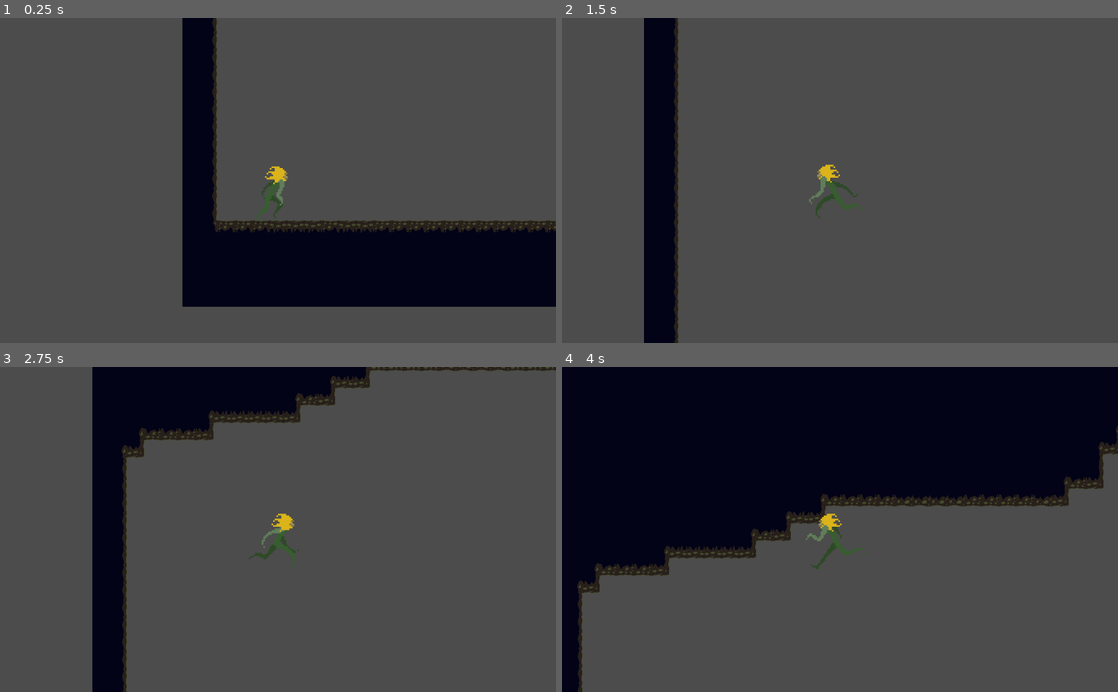
Above: before the commit, frames 1-4 (two rows, left to right).
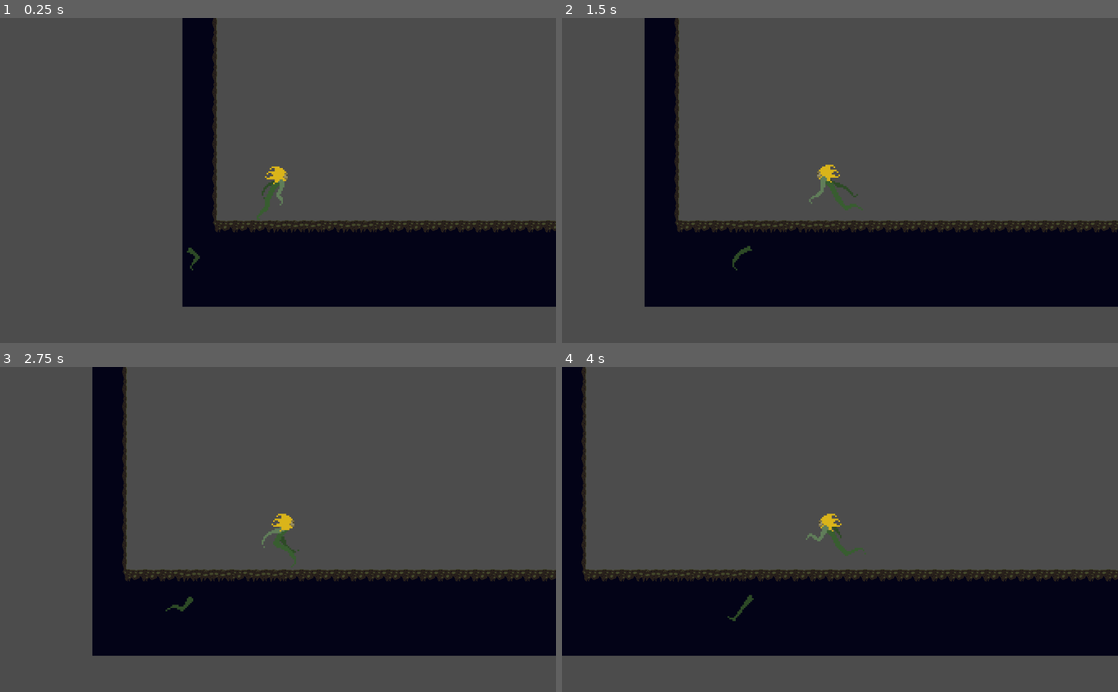
Above: after the commit, the same moments.

Repository: SpencerClark5/Bloom
Game: Godot game, scene res://Scenes/Game.tscn
The game is run twice, just before and just after one commit, with the same random seed, the same clock (stepped at 60 frames per second) and the same inputs.
Inputs:
- Up to frame 1 (0.25 s): no input
- Up to frame 2 (1.5 s): tap Enter at 0.5 s; hold D (Right) 0.53-1.28 s; tap Space (Jump) at 0.6, 0.77, 1.07 s; hold A (Left) from 1.28 s (still down); tap P (Plant) at 1.35 s
- Up to frame 3 (2.75 s): tap Space (Jump) at 1.52, 1.55, 1.82, 2.1 s; release A (Left) at 2.03 s; hold D (Right) from 2.03 s (still down)
- Up to frame 4 (4 s): tap P (Plant) at 2.85 s; tap Space (Jump) at 3.02, 3.05, 3.32, 3.6, 3.77 s; release D (Right) at 3.53 s; hold A (Left) from 3.53 s (still down)

The runs differ from the first frame. In frame 1, 0.1% of the frame differs, in the area x 33-51%, y 54-78%; in frame 2, 22%; in frame 3, 29%; in frame 4, 73%, in the area x 0-100%, y 0-100%.
Error before the commit: Attempt to call function 'get_position' in base 'null instance' on a null instance. (res://Scripts/GameScript.gd:20)
Error after the commit: Attempt to call function 'play' in base 'null instance' on a null instance. (res://Scenes/Movement.gd:65)

Commit message:
adding the new jump anim

Diff:
--- a/BloomGame/Scenes/Flora.tscn
+++ b/BloomGame/Scenes/Flora.tscn
@@ -63,6 +63,13 @@
 [ext_resource path="res://Art/Character_Art/Run_AnimSingleLimb/Frame_06/Run_Anim_Torso_06.png" type="Texture" id=61]
 [ext_resource path="res://Art/Character_Art/Run_AnimSingleLimb/Frame_04/Run_Anim_Torso_04.png" type="Texture" id=62]
 [ext_resource path="res://Scenes/Movement.gd" type="Script" id=63]
+[ext_resource path="res://Art/Character_Art/NewJumpAnim/Jump Anim/Bloom_Character_Jump_Anim_07.png" type="Texture" id=64]
+[ext_resource path="res://Art/Character_Art/NewJumpAnim/Jump Anim/Bloom_Character_Jump_Anim_01.png" type="Texture" id=65]
+[ext_resource path="res://Art/Character_Art/NewJumpAnim/Jump Anim/Bloom_Character_Jump_Anim_02.png" type="Texture" id=66]
+[ext_resource path="res://Art/Character_Art/NewJumpAnim/Jump Anim/Bloom_Character_Jump_Anim_04.png" type="Texture" id=67]
+[ext_resource path="res://Art/Character_Art/NewJumpAnim/Jump Anim/Bloom_Character_Jump_Anim_03.png" type="Texture" id=68]
+[ext_resource path="res://Art/Character_Art/NewJumpAnim/Jump Anim/Bloom_Character_Jump_Anim_05.png" type="Texture" id=69]
+[ext_resource path="res://Art/Character_Art/NewJumpAnim/Jump Anim/Bloom_Character_Jump_Anim_06.png" type="Texture" id=70]
 
 [sub_resource type="SpriteFrames" id=8]
 animations = [ {
@@ -123,6 +130,34 @@
 [sub_resource type="Animation" id=11]
 resource_name = "LeftLegRunAnim"
 length = 6.0
+tracks/0/type = "value"
+tracks/0/path = NodePath("LeftLeg:frame")
+tracks/0/interp = 1
+tracks/0/loop_wrap = true
+tracks/0/imported = false
+tracks/0/enabled = true
+tracks/0/keys = {
+"times": PoolRealArray( 0, 0.5, 1, 1.5, 2, 2.5, 3, 3.5, 4, 4.5, 5, 5.5 ),
+"transitions": PoolRealArray( 1, 1, 1, 1, 1, 1, 1, 1, 1, 1, 1, 1 ),
+"update": 1,
+"values": [ 0, 1, 2, 3, 4, 5, 6, 7, 8, 9, 10, 11 ]
+}
+
+[sub_resource type="Animation" id=13]
+resource_name = "NewJump"
+length = 4.5
+tracks/0/type = "value"
+tracks/0/path = NodePath("../NewJumpingSprite:frame")
+tracks/0/interp = 1
+tracks/0/loop_wrap = true
+tracks/0/imported = false
+tracks/0/enabled = true
+tracks/0/keys = {
+"times": PoolRealArray( 0, 0.5, 1, 1.5, 2, 3.5, 4 ),
+"transitions": PoolRealArray( 1, 1, 1, 1, 1, 1, 1 ),
+"update": 1,
+"values": [ 0, 1, 2, 3, 4, 5, 6 ]
+}
 
 [sub_resource type="Animation" id=1]
 length = 0.001
@@ -139,7 +174,7 @@
 "values": [ Vector2( 0, 0 ) ]
 }
 tracks/1/type = "value"
-tracks/1/path = NodePath("RightArm:texture")
+tracks/1/path = NodePath("LeftLeg:position")
 tracks/1/interp = 1
 tracks/1/loop_wrap = true
 tracks/1/imported = false
@@ -148,10 +183,10 @@
 "times": PoolRealArray( 0 ),
 "transitions": PoolRealArray( 1 ),
 "update": 0,
-"values": [ ExtResource( 3 ) ]
+"values": [ Vector2( -57, 0 ) ]
 }
 tracks/2/type = "value"
-tracks/2/path = NodePath("Body:animation")
+tracks/2/path = NodePath("LeftLeg:rotation_degrees")
 tracks/2/interp = 1
 tracks/2/loop_wrap = true
 tracks/2/imported = false
@@ -160,10 +195,10 @@
 "times": PoolRealArray( 0 ),
 "transitions": PoolRealArray( 1 ),
 "update": 0,
-"values": [ "TorsoRunAnim" ]
+"values": [ 0.0 ]
 }
 tracks/3/type = "value"
-tracks/3/path = NodePath("Body:frame")
+tracks/3/path = NodePath("RightArm:texture")
 tracks/3/interp = 1
 tracks/3/loop_wrap = true
 tracks/3/imported = false
@@ -172,10 +207,10 @@
 "times": PoolRealArray( 0 ),
 "transitions": PoolRealArray( 1 ),
 "update": 0,
-"values": [ 0 ]
+"values": [ ExtResource( 3 ) ]
 }
 tracks/4/type = "value"
-tracks/4/path = NodePath("RightArm:frames")
+tracks/4/path = NodePath("Body:animation")
 tracks/4/interp = 1
 tracks/4/loop_wrap = true
 tracks/4/imported = false
@@ -184,10 +219,10 @@
 "times": PoolRealArray( 0 ),
 "transitions": PoolRealArray( 1 ),
 "update": 0,
-"values": [ SubResource( 3 ) ]
+"values": [ "TorsoRunAnim" ]
 }
 tracks/5/type = "value"
-tracks/5/path = NodePath("RightArm:frame")
+tracks/5/path = NodePath("Body:frame")
 tracks/5/interp = 1
 tracks/5/loop_wrap = true
 tracks/5/imported = false
@@ -196,10 +231,10 @@
 "times": PoolRealArray( 0 ),
 "transitions": PoolRealArray( 1 ),
 "update": 0,
-"values": [ 2 ]
+"values": [ 0 ]
 }
 tracks/6/type = "value"
-tracks/6/path = NodePath("LeftArm:frame")
+tracks/6/path = NodePath("RightArm:frames")
 tracks/6/interp = 1
 tracks/6/loop_wrap = true
 tracks/6/imported = false
@@ -208,10 +243,10 @@
 "times": PoolRealArray( 0 ),
 "transitions": PoolRealArray( 1 ),
 "update": 0,
-"values": [ 0 ]
+"values": [ SubResource( 3 ) ]
 }
 tracks/7/type = "value"
-tracks/7/path = NodePath("RightLeg:frame")
+tracks/7/path = NodePath("RightArm:frame")
 tracks/7/interp = 1
 tracks/7/loop_wrap = true
 tracks/7/imported = false
@@ -220,6 +255,54 @@
 "times": PoolRealArray( 0 ),
 "transitions": PoolRealArray( 1 ),
 "update": 0,
+"values": [ 2 ]
+}
+tracks/8/type = "value"
+tracks/8/path = NodePath("LeftArm:frame")
+tracks/8/interp = 1
+tracks/8/loop_wrap = true
+tracks/8/imported = false
+tracks/8/enabled = true
+tracks/8/keys = {
+"times": PoolRealArray( 0 ),
+"transitions": PoolRealArray( 1 ),
+"update": 0,
+"values": [ 0 ]
+}
+tracks/9/type = "value"
+tracks/9/path = NodePath("LeftLeg:frame")
+tracks/9/interp = 1
+tracks/9/loop_wrap = true
+tracks/9/imported = false
+tracks/9/enabled = true
+tracks/9/keys = {
+"times": PoolRealArray( 0 ),
+"transitions": PoolRealArray( 1 ),
+"update": 0,
+"values": [ 0 ]
+}
+tracks/10/type = "value"
+tracks/10/path = NodePath("RightLeg:frame")
+tracks/10/interp = 1
+tracks/10/loop_wrap = true
+tracks/10/imported = false
+tracks/10/enabled = true
+tracks/10/keys = {
+"times": PoolRealArray( 0 ),
+"transitions": PoolRealArray( 1 ),
+"update": 0,
+"values": [ 0 ]
+}
+tracks/11/type = "value"
+tracks/11/path = NodePath("../NewJumpingSprite:frame")
+tracks/11/interp = 1
+tracks/11/loop_wrap = true
+tracks/11/imported = false
+tracks/11/enabled = true
+tracks/11/keys = {
+"times": PoolRealArray( 0 ),
+"transitions": PoolRealArray( 1 ),
+"update": 0,
 "values": [ 0 ]
 }
 
@@ -273,6 +356,38 @@
 
 [sub_resource type="Animation" id=2]
 resource_name = "Walking"
+tracks/0/type = "value"
+tracks/0/path = NodePath("LeftLeg:position")
+tracks/0/interp = 1
+tracks/0/loop_wrap = true
+tracks/0/imported = false
+tracks/0/enabled = true
+tracks/0/keys = {
+"times": PoolRealArray( 0 ),
+"transitions": PoolRealArray( 1 ),
+"update": 0,
+"values": [ Vector2( -57, 0 ) ]
+}
+tracks/1/type = "value"
+tracks/1/path = NodePath("LeftLeg:rotation_degrees")
+tracks/1/interp = 1
+tracks/1/loop_wrap = true
+tracks/1/imported = false
+tracks/1/enabled = true
+tracks/1/keys = {
+"times": PoolRealArray( 0 ),
+"transitions": PoolRealArray( 1 ),
+"update": 0,
+"values": [ 0.0 ]
+}
+
+[sub_resource type="SpriteFrames" id=14]
+animations = [ {
+"frames": [ ExtResource( 65 ), ExtResource( 68 ), ExtResource( 66 ), ExtResource( 67 ), ExtResource( 69 ), ExtResource( 70 ), ExtResource( 64 ) ],
+"loop": true,
+"name": "NewJump",
+"speed": 5.0
+} ]
 
 [node name="Flora" type="Node2D"]
 __meta__ = {
@@ -322,7 +437,7 @@
 speed_scale = 3.0
 
 [node name="LeftLeg" type="AnimatedSprite" parent="KinematicBody2D"]
-position = Vector2( 96, -96 )
+position = Vector2( -57, 0 )
 scale = Vector2( 3, 3 )
 frames = SubResource( 6 )
 animation = "LeftLegRun"
@@ -338,8 +453,16 @@
 [node name="AnimationPlayer" type="AnimationPlayer" parent="KinematicBody2D"]
 anims/LeftArmRunAnim = SubResource( 10 )
 anims/LeftLegRunAnim = SubResource( 11 )
+anims/NewJump = SubResource( 13 )
 anims/RESET = SubResource( 1 )
 anims/RightArmRunAnim = SubResource( 9 )
 anims/RightLegRunAnim = SubResource( 12 )
 anims/TorsoRunAnim = SubResource( 4 )
 anims/Walking = SubResource( 2 )
+
+[node name="NewJumpingSprite" type="AnimatedSprite" parent="."]
+visible = false
+position = Vector2( 96, -96 )
+scale = Vector2( 3, 3 )
+frames = SubResource( 14 )
+animation = "NewJump"
--- a/BloomGame/Scenes/Movement.gd
+++ b/BloomGame/Scenes/Movement.gd
@@ -10,6 +10,7 @@
 onready var _animated_sprite_LeftArm = $LeftArm
 onready var _animated_sprite_LeftLeg = $LeftLeg
 onready var _animated_sprite_RightLeg = $RightLeg
+onready var _animated_sprite_Jump = $NewJumpingSprite
 
 func _physics_process(delta):
 
@@ -61,6 +62,7 @@
 
 	# Jump
 	if Input.is_action_just_pressed("Jump"):
+		_animated_sprite_Jump.play("NewJump")
 		velocity.y = JUMP
 
 
Not shown: 1 places in BloomGame/Scenes/Flora.tscn that only renumber resources
